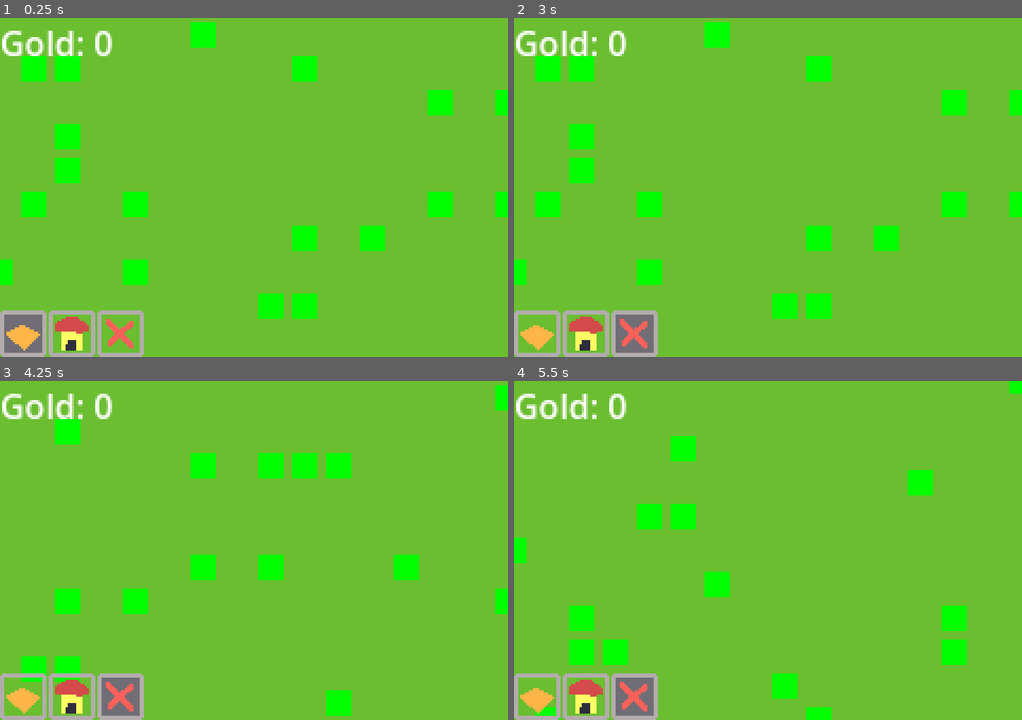
Above: before the commit, frames 1-4 (two rows, left to right).
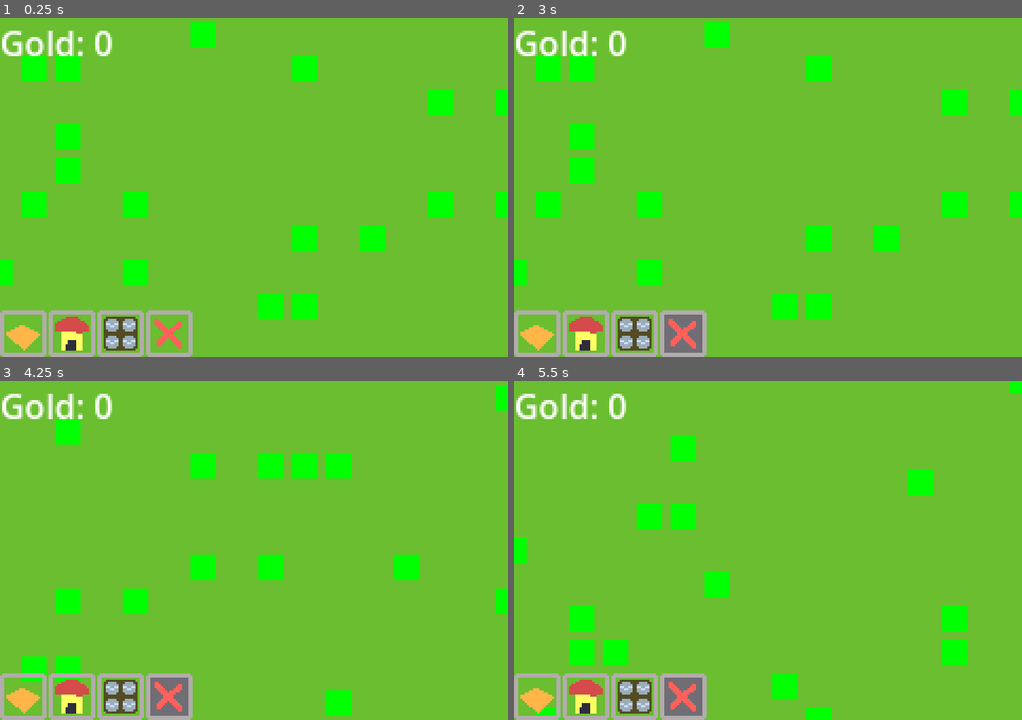
Above: after the commit, the same moments.

Repository: comfy-gamedev/ludum-dare-60
Game: Godot game, scene res://scenes/main/main.tscn
Same seed, same stepped clock (60 frames per second), same inputs: the game is played once before the commit and once after it. The engine's default icon, where the game draws it, is replaced by a stand-in: a white triangle on a blue panel in a dark square.
Inputs (mouse positions are in pixels of both pictures, inside the frame that each line leads up to):
- Up to frame 1 (0.25 s): no input
- Up to frame 2 (3 s): click (539, 333) at 0.52 s; click (585, 333) at 1.27 s; click (635, 333) at 2.02 s; click (681, 333) at 2.77 s
- Up to frame 3 (4.25 s): tap Enter at 3.5 s; move the mouse to (365, 533) at 3.52 s; hold D (pan_right) from 3.53 s (still down); click (365, 533) at 3.67 s
- Up to frame 4 (5.5 s): move the mouse to (666, 567) at 4.27 s; release D (pan_right) at 4.28 s; hold S (pan_down) 4.28-5.03 s; click (666, 567) at 4.42 s; move the mouse to (818, 475) at 5.02 s; hold D (pan_right) from 5.03 s (still down); click (818, 475) at 5.17 s

The runs differ from the first frame. In frame 1, 1.9% of the frame differs, in the area x 0-38%, y 86-100%; in frame 2, 2.1%, in the area x 20-38%, y 86-100%; in frame 3, 2.1%; in frame 4, 2.1%.

Commit message:
Factories

Diff:
--- a/entities/buildings/base_building.gd
+++ b/entities/buildings/base_building.gd
@@ -1,6 +1,8 @@
 @abstract
 extends Node2D
 class_name BaseBuilding
+
+signal grid_transform_changed()
 
 enum PlacementReason {
 	WORLDGEN,
@@ -8,10 +10,11 @@
 }
 
 var grid_pos: Vector2i: set = set_grid_pos
-var grid_rot: int
+var grid_rot: int: set = set_grid_rot
 
 var placement_reason: PlacementReason = PlacementReason.WORLDGEN
 
+var is_preview: bool = false
 
 @abstract func can_place_item(pos: Vector2i) -> bool
 
@@ -28,3 +31,9 @@
 	if grid_pos == v: return
 	grid_pos = v
 	position = Vector2(grid_pos) * GridMetric.GRID_PX
+
+
+func set_grid_rot(v: int) -> void:
+	if grid_rot == v: return
+	grid_rot = v
+	grid_transform_changed.emit()
--- a/entities/buildings/factory/factory.gd
+++ b/entities/buildings/factory/factory.gd
@@ -1,21 +1,36 @@
 extends BaseBuilding
 
 const ITEM_SPRITE = preload("uid://b6ueuaycfmiyo")
+const SLOT_OPEN = 2
+const SLOT_CLOSED = 0
 
 var items: Array[ItemInstance] = [null, null, null, null]
-var item_sprites: Array[ItemSprite] = [null, null, null, null]
+
+@onready var sprites: Array[Sprite2D] = [
+	$SlotSprite0,
+	$SlotSprite1,
+	$SlotSprite2,
+	$SlotSprite3,
+]
+
+func _init() -> void:
+	grid_transform_changed.connect(_grid_transform_changed)
 
 
 func _ready() -> void:
+	if is_preview:
+		_update()
+		return
+
 	for part in 4:
-		var quadpos = GridMetric.rot_to_quad(grid_rot + part)
-		Main.current.building_add_part(self, grid_pos + quadpos, part)
-		var spritepos = quadpos * GridMetric.GRID_PX
-		var sp = ITEM_SPRITE.instantiate()
-		sp.position = spritepos
-		add_child(sp)
-		item_sprites[part] = sp
+		Main.current.building_add_part(self, _part_to_pos(part), part)
+		assert(_pos_to_part(_part_to_pos(part)) == part) # unit test
+
 	_update()
+
+
+func _part_to_pos(part: int) -> Vector2i:
+	return grid_pos + GridMetric.rot_to_quad(grid_rot + part)
 
 
 func _pos_to_part(pos: Vector2i) -> int:
@@ -25,9 +40,13 @@
 	return part
 
 
+func _grid_transform_changed() -> void:
+	_update.call_deferred()
+
+
 func can_place_item(pos: Vector2i) -> bool:
 	var part = _pos_to_part(pos)
-	return part < 3 and items[part] == null
+	return part < 3 and items[part] == null and items[3] == null
 
 
 func can_take_item(pos: Vector2i) -> bool:
@@ -37,9 +56,18 @@
 
 func place_item(pos: Vector2i, item_inst: ItemInstance) -> void:
 	var part = _pos_to_part(pos)
+	print("place_item(%s, %s), part = %s" % [pos, item_inst, part])
 	assert(part < 3)
 	assert(items[part] == null)
 	items[part] = item_inst
+
+	if items[0] and items[1] and items[2]:
+		items[3] = Cookbook.cook([items[0], items[1], items[2]])
+		for i in 3:
+			if items[i].sprite:
+				items[i].sprite.queue_free()
+			items[i] = null
+
 	_update.call_deferred()
 
 
@@ -59,5 +87,9 @@
 
 
 func _update() -> void:
+	var has_result = items[3] != null
 	for part in 4:
-		item_sprites[part].item = items[part].item if items[part] else null
+		var spr = sprites[posmod(part + grid_rot, 4)]
+		spr.frame = SLOT_OPEN if part < 3 and not has_result or part == 3 and has_result else SLOT_CLOSED
+		if items[part]:
+			items[part].require_sprite().position = Vector2(_part_to_pos(part)) * GridMetric.GRID_PX
--- a/entities/buildings/factory/factory.tscn
+++ b/entities/buildings/factory/factory.tscn
@@ -6,26 +6,31 @@
 [node name="Factory" type="Node2D" unique_id=29687319]
 script = ExtResource("1_838ka")
 
-[node name="Sprite2D" type="Sprite2D" parent="." unique_id=1929405179]
-position = Vector2(-4, -4)
+[node name="SlotSprite0" type="Sprite2D" parent="." unique_id=454115154]
+position = Vector2(8, 8)
+scale = Vector2(2, 2)
 texture = ExtResource("1_s3d1n")
 hframes = 4
 vframes = 2
 
-[node name="Sprite2D2" type="Sprite2D" parent="." unique_id=1534128979]
-position = Vector2(4, -4)
+[node name="SlotSprite1" type="Sprite2D" parent="." unique_id=835922612]
+position = Vector2(-8, 8)
+scale = Vector2(2, 2)
 texture = ExtResource("1_s3d1n")
 hframes = 4
 vframes = 2
 
-[node name="Sprite2D3" type="Sprite2D" parent="." unique_id=835922612]
-position = Vector2(-4, 4)
+[node name="SlotSprite2" type="Sprite2D" parent="." unique_id=1929405179]
+position = Vector2(-8, -8)
+scale = Vector2(2, 2)
 texture = ExtResource("1_s3d1n")
 hframes = 4
 vframes = 2
 
-[node name="Sprite2D4" type="Sprite2D" parent="." unique_id=454115154]
-position = Vector2(4, 4)
+[node name="SlotSprite3" type="Sprite2D" parent="." unique_id=1534128979]
+position = Vector2(8, -8)
+scale = Vector2(2, 2)
 texture = ExtResource("1_s3d1n")
 hframes = 4
 vframes = 2
+frame = 2
--- a/entities/buildings/house/house.gd
+++ b/entities/buildings/house/house.gd
@@ -7,6 +7,9 @@
 var can_spawn: bool = true
 
 func _ready() -> void:
+	if is_preview:
+		return
+
 	Main.current.register_tick_entity(self)
 	Main.current.building_add_part(self, grid_pos, 0)
 
--- a/scenes/main/hotbar.gd
+++ b/scenes/main/hotbar.gd
@@ -1,30 +1,33 @@
 extends HBoxContainer
 
+signal selection_changed()
 
-@export var frame_off: StyleBox
-@export var frame_on: StyleBox
-
+const META_DATA = &"Hotbar__data"
 
 var selected: int = 0
 
+var button_group: ButtonGroup
+
 
 func _ready() -> void:
-	for c: Control in get_children():
-		c.gui_input.connect(_panel_gui_input.bind(c.get_index()))
-	_update()
+	button_group = ButtonGroup.new()
+	button_group.pressed.connect(_button_group_pressed)
 
 
-func _panel_gui_input(event: InputEvent, i: int) -> void:
-	if event is InputEventMouseButton:
-		if event.pressed and event.button_index == MOUSE_BUTTON_LEFT:
-			selected = i
-			_update.call_deferred()
-			accept_event()
+func _button_group_pressed(button: BaseButton) -> void:
+	selected = button.get_index()
+	selection_changed.emit()
 
 
-func _update() -> void:
-	for c: Control in get_children():
-		if c.get_index() == selected:
-			c.add_theme_stylebox_override("panel", frame_on)
-		else:
-			c.add_theme_stylebox_override("panel", frame_off)
+func add_hotbar_item(icon: Texture2D, data: Variant) -> int:
+	var btn = Button.new()
+	btn.toggle_mode = true
+	btn.button_group = button_group
+	btn.icon = icon
+	btn.set_meta(META_DATA, data)
+	add_child(btn)
+	return btn.get_index()
+
+
+func get_data(i: int) -> Variant:
+	return get_child(i).get_meta(META_DATA)
--- a/scenes/main/main.gd
+++ b/scenes/main/main.gd
@@ -21,13 +21,19 @@
 	BUILDING,
 }
 
+enum ToolKind {
+	SURFACE,
+	BUILDING,
+	ERASE,
+}
+
 @onready var surface_tile_map_layer: TileMapLayer = $SurfaceTileMapLayer
 @onready var camera_2d: Camera2D = $Camera2D
 @onready var hotbar: HBoxContainer = $UICanvasLayer/Hotbar
 @onready var animation_player: AnimationPlayer = $AnimationPlayer
 @onready var entity_root: Node2D = $EntityRoot
-
-@onready var tick_label: Label = $DebugCanvasLayer/TickLabel
+@onready var preview_root: Node2D = $PreviewRoot
+
 @onready var gold_label: Label = $UICanvasLayer/GoldLabel
 
 var building_parts: Dictionary[Vector2i, BuildingPart]
@@ -43,6 +49,7 @@
 var _t: float = 0.0
 var _tick_t: int = 0
 
+var _tool_preview: Node2D
 
 func _ready() -> void:
 	current = self
@@ -61,6 +68,11 @@
 	camera_2d.limit_top = 0
 	camera_2d.limit_right = int(WORLD_SIZE.x * GridMetric.GRID_PX.x)
 	camera_2d.limit_bottom = int(WORLD_SIZE.y * GridMetric.GRID_PX.y)
+
+	hotbar.add_hotbar_item(preload("uid://ctrope6st2ckv"), [ToolKind.SURFACE, [1, Vector2i(1, 0)]])
+	hotbar.add_hotbar_item(preload("uid://ixjui85tt6wx"), [ToolKind.BUILDING, [preload("uid://6gtvs4ggkcwd"), false]])
+	hotbar.add_hotbar_item(preload("uid://bxo6h0qpw2tyl"), [ToolKind.BUILDING, [preload("uid://qwy22yet3em5"), true]])
+	hotbar.add_hotbar_item(preload("uid://r63jdvojly4a"), [ToolKind.ERASE, []])
 
 
 func _process(delta: float) -> void:
@@ -95,12 +107,14 @@
 	if event is InputEventMouseButton:
 		if event.pressed and event.button_index == MOUSE_BUTTON_LEFT:
 			var gp: Vector2i = Vector2i((get_viewport().canvas_transform.affine_inverse() * event.position / GridMetric.GRID_PX).floor())
-			_do_tool(gp, hotbar.selected)
+			_do_tool(gp, hotbar.get_data(hotbar.selected))
 
 	elif event is InputEventMouseMotion:
-		if hotbar.selected != 1 and event.button_mask & MOUSE_BUTTON_MASK_LEFT:
-			var gp: Vector2i = Vector2i((get_viewport().canvas_transform.affine_inverse() * event.position / GridMetric.GRID_PX).floor())
-			_do_tool(gp, hotbar.selected)
+		var gp: Vector2i = Vector2i((get_viewport().canvas_transform.affine_inverse() * event.position / GridMetric.GRID_PX).floor())
+		if _tool_preview:
+			_tool_preview.position = Vector2(gp) * GridMetric.GRID_PX
+		if hotbar.get_data(hotbar.selected)[0] != ToolKind.BUILDING and event.button_mask & MOUSE_BUTTON_MASK_LEFT:
+			_do_tool(gp, hotbar.get_data(hotbar.selected))
 
 
 func _start_tickin() -> void:
@@ -131,7 +145,6 @@
 
 
 func building_add_part(building: BaseBuilding, grid_pos: Vector2i, part: int) -> void:
-	print("add part ", building, " ", part)
 	assert(grid_pos not in building_parts)
 	var bp = BuildingPart.new()
 	bp.building = building
@@ -174,18 +187,18 @@
 	ent.tree_exiting.disconnect(unregister_tick_entity)
 
 
-func _do_tool(grid_pos: Vector2i, tool: int) -> void:
+func _do_tool(grid_pos: Vector2i, tool: Array) -> void:
 	match tool:
-		0:
+		[ToolKind.SURFACE, var cell]:
 			if get_tile_type(grid_pos) == TileType.NOTHING:
-				surface_tile_map_layer.set_cell(grid_pos, 1, Vector2i(1, 0))
-		1:
+				surface_tile_map_layer.set_cell(grid_pos, cell[0], cell[1])
+		[ToolKind.BUILDING, var bld]:
 			if get_tile_type(grid_pos) == TileType.NOTHING:
-				var h = HOUSE.instantiate()
-				h.placement_reason = BaseBuilding.PlacementReason.PLAYER
-				h.grid_pos = grid_pos
-				entity_root.add_child(h)
-		2:
+				var b = bld[0].instantiate()
+				b.placement_reason = BaseBuilding.PlacementReason.PLAYER
+				b.grid_pos = grid_pos
+				entity_root.add_child(b)
+		[ToolKind.ERASE, _]:
 			var bp = get_building_part(grid_pos)
 			if bp:
 				if bp.building.placement_reason == BaseBuilding.PlacementReason.PLAYER:
@@ -196,6 +209,18 @@
 					surface_tile_map_layer.set_cell(grid_pos, 1, Vector2i(0, 0))
 
 
+func _on_hotbar_selection_changed() -> void:
+	if _tool_preview:
+		_tool_preview.queue_free()
+		_tool_preview = null
+	var data = hotbar.get_data(hotbar.selected)
+	if data[0] == ToolKind.BUILDING:
+		_tool_preview = data[1][0].instantiate()
+		_tool_preview.is_preview = true
+		_tool_preview.modulate.a = 0.5
+		preview_root.add_child(_tool_preview)
+
+
 class BuildingPart:
 	var building: BaseBuilding
 	var grid_pos: Vector2i
--- a/scenes/main/main.tscn
+++ b/scenes/main/main.tscn
@@ -4,10 +4,20 @@
 [ext_resource type="Script" uid="uid://0wrib8htgifv" path="res://scenes/main/main.gd" id="1_k2fmo"]
 [ext_resource type="Texture2D" uid="uid://blu3aj82w5ps8" path="res://assets/ui/frame.png" id="3_6q06x"]
 [ext_resource type="Script" uid="uid://c5g65pt2gw0v1" path="res://scenes/main/hotbar.gd" id="3_ow5a4"]
-[ext_resource type="Texture2D" uid="uid://ctrope6st2ckv" path="res://assets/ui/path_icon.png" id="4_ow5a4"]
-[ext_resource type="Texture2D" uid="uid://r63jdvojly4a" path="res://assets/ui/x_icon.png" id="5_hujxm"]
 [ext_resource type="Texture2D" uid="uid://dl1aswhpdtrq0" path="res://assets/ui/frame_on.png" id="5_yyfjg"]
-[ext_resource type="Texture2D" uid="uid://ixjui85tt6wx" path="res://entities/buildings/house/house.png" id="7_yyfjg"]
+
+[sub_resource type="StyleBoxEmpty" id="StyleBoxEmpty_b1x3f"]
+
+[sub_resource type="StyleBoxTexture" id="StyleBoxTexture_hujxm"]
+content_margin_left = 3.0
+content_margin_top = 3.0
+content_margin_right = 3.0
+content_margin_bottom = 3.0
+texture = ExtResource("5_yyfjg")
+texture_margin_left = 2.0
+texture_margin_top = 2.0
+texture_margin_right = 2.0
+texture_margin_bottom = 2.0
 
 [sub_resource type="StyleBoxTexture" id="StyleBoxTexture_6q06x"]
 content_margin_left = 3.0
@@ -20,16 +30,11 @@
 texture_margin_right = 2.0
 texture_margin_bottom = 2.0
 
-[sub_resource type="StyleBoxTexture" id="StyleBoxTexture_hujxm"]
-content_margin_left = 3.0
-content_margin_top = 3.0
-content_margin_right = 3.0
-content_margin_bottom = 3.0
-texture = ExtResource("5_yyfjg")
-texture_margin_left = 2.0
-texture_margin_top = 2.0
-texture_margin_right = 2.0
-texture_margin_bottom = 2.0
+[sub_resource type="Theme" id="Theme_yyfjg"]
+Button/styles/focus = SubResource("StyleBoxEmpty_b1x3f")
+Button/styles/hover = SubResource("StyleBoxTexture_hujxm")
+Button/styles/normal = SubResource("StyleBoxTexture_6q06x")
+Button/styles/pressed = SubResource("StyleBoxTexture_hujxm")
 
 [sub_resource type="Animation" id="Animation_hujxm"]
 length = 0.001
@@ -94,6 +99,9 @@
 
 [node name="EntityRoot" type="Node2D" parent="." unique_id=625467341]
 
+[node name="PreviewRoot" type="Node2D" parent="." unique_id=968687368]
+z_index = 2
+
 [node name="Camera2D" type="Camera2D" parent="." unique_id=440019095]
 
 [node name="UICanvasLayer" type="CanvasLayer" parent="." unique_id=553167334]
@@ -106,37 +114,9 @@
 offset_top = -22.0
 grow_horizontal = 2
 grow_vertical = 0
+theme = SubResource("Theme_yyfjg")
 theme_override_constants/separation = 1
 script = ExtResource("3_ow5a4")
-frame_off = SubResource("StyleBoxTexture_6q06x")
-frame_on = SubResource("StyleBoxTexture_hujxm")
-
-[node name="PanelContainer" type="PanelContainer" parent="UICanvasLayer/Hotbar" unique_id=1019396242]
-layout_mode = 2
-theme_override_styles/panel = SubResource("StyleBoxTexture_6q06x")
-
-[node name="TextureRect" type="TextureRect" parent="UICanvasLayer/Hotbar/PanelContainer" unique_id=478398573]
-layout_mode = 2
-texture = ExtResource("4_ow5a4")
-stretch_mode = 2
-
-[node name="PanelContainer3" type="PanelContainer" parent="UICanvasLayer/Hotbar" unique_id=475566146]
-layout_mode = 2
-theme_override_styles/panel = SubResource("StyleBoxTexture_6q06x")
-
-[node name="TextureRect" type="TextureRect" parent="UICanvasLayer/Hotbar/PanelContainer3" unique_id=1678819042]
-layout_mode = 2
-texture = ExtResource("7_yyfjg")
-stretch_mode = 2
-
-[node name="PanelContainer2" type="PanelContainer" parent="UICanvasLayer/Hotbar" unique_id=441458244]
-layout_mode = 2
-theme_override_styles/panel = SubResource("StyleBoxTexture_6q06x")
-
-[node name="TextureRect" type="TextureRect" parent="UICanvasLayer/Hotbar/PanelContainer2" unique_id=1185227955]
-layout_mode = 2
-texture = ExtResource("5_hujxm")
-stretch_mode = 2
 
 [node name="ColorRect" type="ColorRect" parent="UICanvasLayer" unique_id=1324507170]
 anchors_preset = 15
@@ -154,3 +134,5 @@
 
 [node name="AnimationPlayer" type="AnimationPlayer" parent="." unique_id=1026538169]
 libraries/ = SubResource("AnimationLibrary_b1x3f")
+
+[connection signal="selection_changed" from="UICanvasLayer/Hotbar" to="." method="_on_hotbar_selection_changed"]
--- /dev/null
+++ b/systems/crafting/cookbook.gd
@@ -0,0 +1,32 @@
+@abstract
+extends RefCounted
+class_name Cookbook
+
+const RECIPE_DIR = "res://systems/crafting/recipes/"
+
+static var recipes: Array[Recipe]
+
+static func _static_init() -> void:
+	for f in DirAccess.get_files_at(RECIPE_DIR):
+		if f.ends_with(".tres"):
+			var fname = RECIPE_DIR.path_join(f)
+			recipes.append(load(fname))
+
+
+static func cook(ingredients: Array[ItemInstance]) -> ItemInstance:
+	var ing = ingredients.map(func (x): return x.item).duplicate()
+	ing.sort()
+	for r in recipes:
+		var ring = r.ingredients.duplicate()
+		ring.sort()
+		if ing == ring:
+			var result = ItemInstance.new()
+			result.item = r.result
+			result.value = ingredients.reduce(func (v, x): return v + x.value, 0)
+			return result
+
+	## TODO: junk recipe
+	var result = ItemInstance.new()
+	result.item = ingredients[0].result
+	result.value = ingredients[0].value
+	return result
Not shown, added: assets/fard/alert.wav.import
Not shown, added: assets/fard/bush_hit.wav.import
Not shown, added: assets/fard/bush_hit1.wav.import
Not shown, added: assets/fard/bush_hit2.wav.import
Not shown, added: assets/fard/bush_hit3.wav.import
Not shown, added: assets/fard/bush_hit4.wav.import
Not shown, added: assets/fard/fail.wav.import
Not shown, added: assets/fard/frog1.wav.import
Not shown, added: assets/fard/frog2.wav.import
Not shown, added: assets/fard/frog3.wav.import
Not shown, added: assets/fard/frog4.wav.import
Not shown, added: assets/fard/frog_alt.wav.import
(and 16 more such lines)
